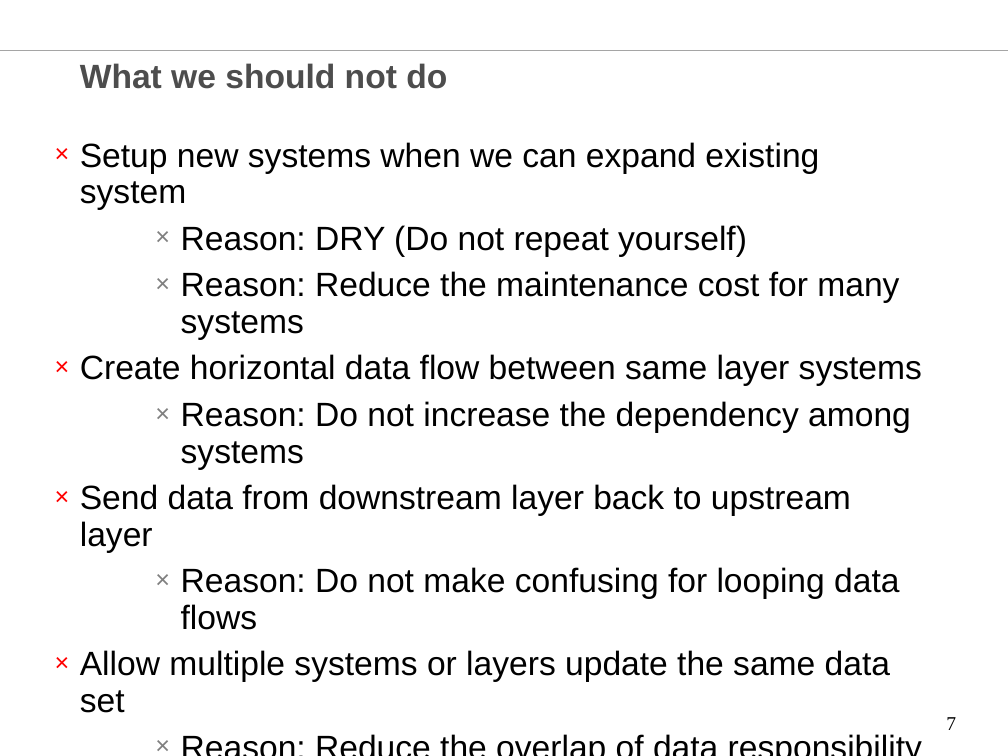
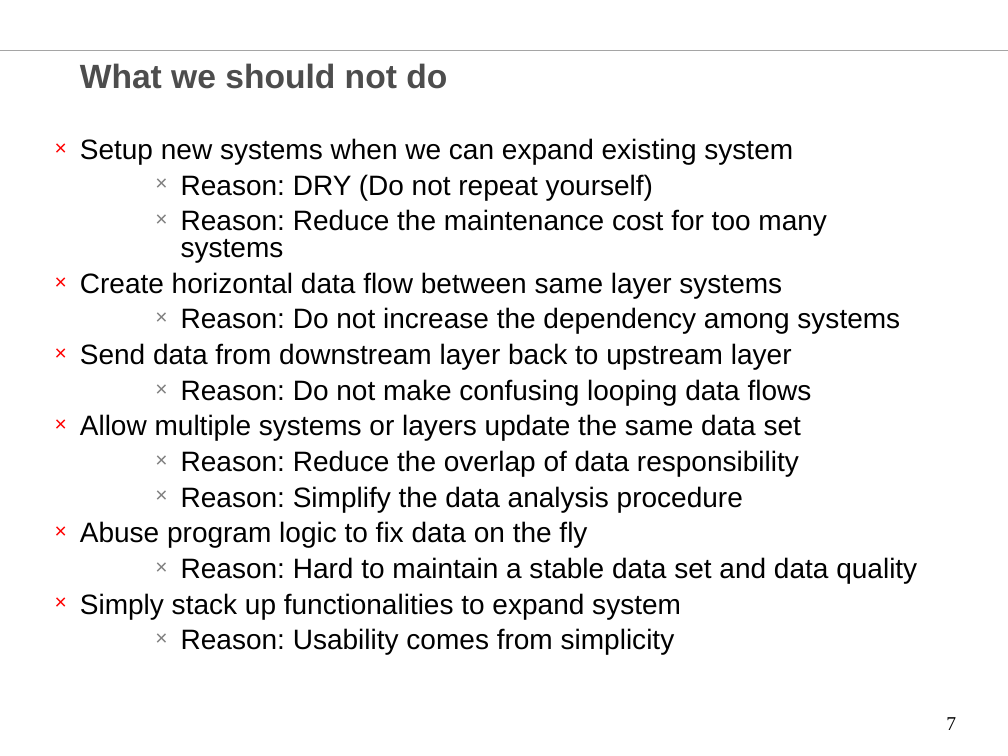
Before and after one commit to chenglx/myenv, a slide deck: slide 7 of Equity Data Technology Vision.ppt. Drawn at 1008x756 pixels with LibreOffice and Linux fonts; fonts in the diff are those of the drawing; background and template pictures are left out. Boxes give left, top, right and bottom in pixels: in the first picture for what was removed or moved away, otherwise in the second. Text is boxed around its words. In the diff, an @@ line names an element or a change of style, - is before the commit and + after.

Commit message:
updated version 05062011

```diff
--- a/Equity Data Technology Vision.ppt
+++ b/Equity Data Technology Vision.ppt
@@ text at (x1=80, y1=138, x2=917, y2=583): size 24 to 20 pt in "Setup new systems when we can expand ...", "Reason: DRY (Do not repeat yourself)", "Create horizontal data flow between same layer ...", "Reason: Do not increase the dependency among ..." and 5 more places; line spacing 0.9 to 0.8; less space between paragraphs @@
@@ text at (x1=181, y1=209, x2=827, y2=262): text changed; size 24 to 20 pt @@
-  × Reason: Reduce the maintenance cost for many systems
+  × Reason: Reduce the maintenance cost for too many systems
@@ text at (x1=181, y1=379, x2=812, y2=405): text changed; size 24 to 20 pt @@
-  × Reason: Do not make confusing for looping data flows
+  × Reason: Do not make confusing looping data flows
@@ text at (x1=80, y1=521, x2=587, y2=547): text changed; size 24 to 20 pt @@
-× Do not abuse program logic to fix data on the fly
+× Abuse program logic to fix data on the fly
@@ text at (x1=80, y1=593, x2=681, y2=654): paragraphs added @@
+× Simply stack up functionalities to expand system
+  × Reason: Usability comes from simplicity
```
Also in this commit, not shown: 3 other slides changed, 3 slides added.
